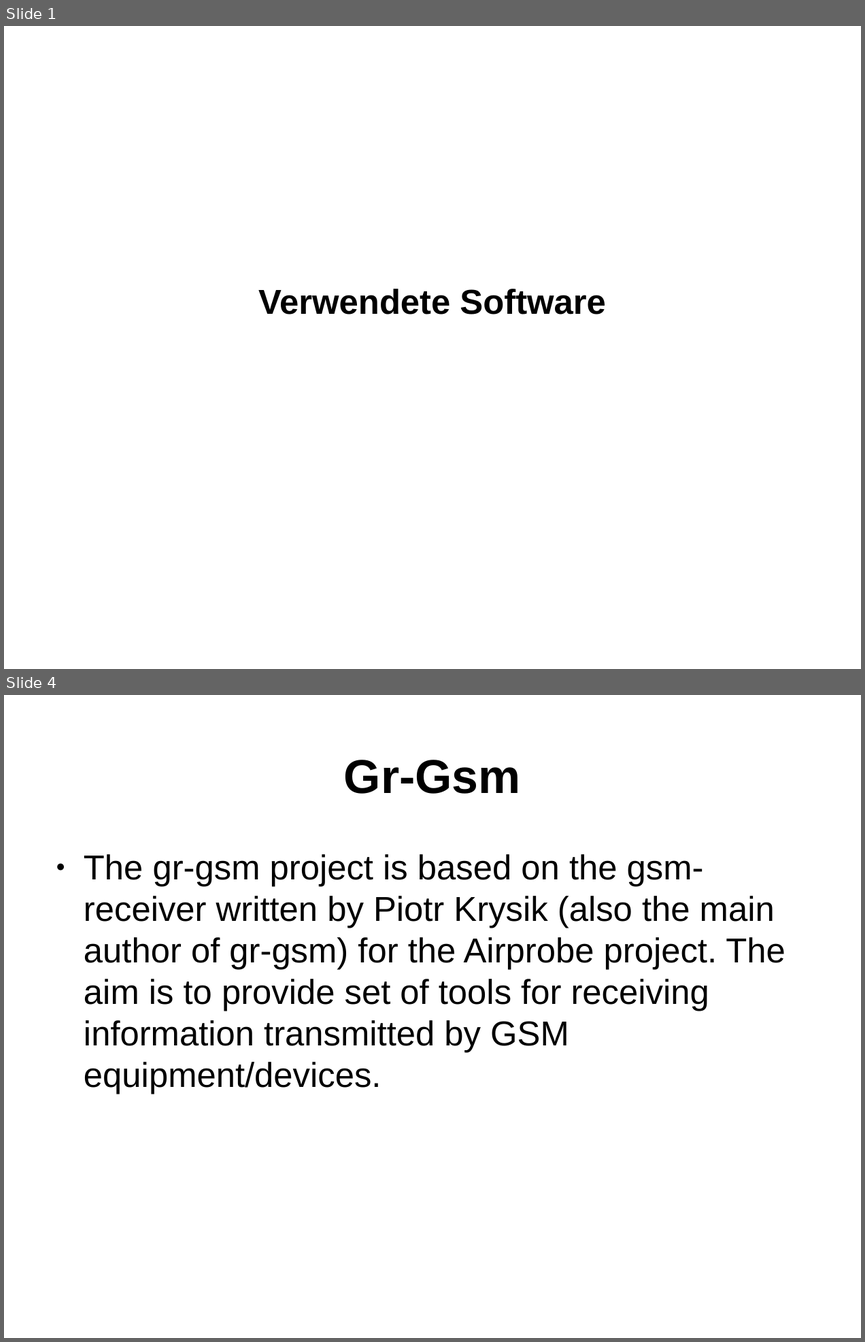
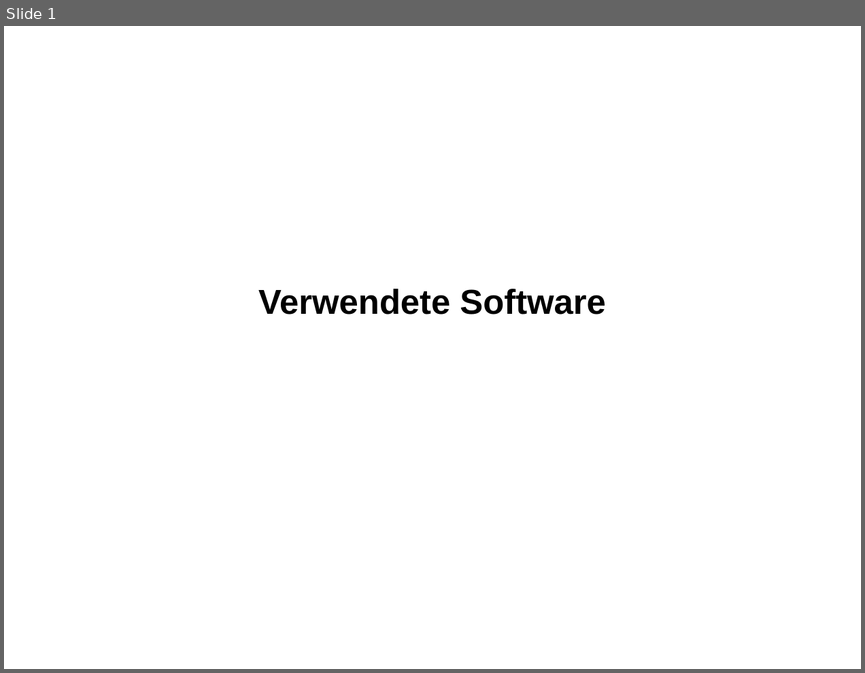
Before and after one commit to ookk2011/GrGsm-Gui, a slide deck: Präsentation Projektarbeit.odp. Shown one above the other, each under a label of ours: slides 1 and 4 before the commit, slide 1 after it; the slides between them are not shown. The pictures are 865x1342 and 865x673 pixels, drawn with LibreOffice and Linux fonts; fonts in the diff are those of the drawing. Boxes give left, top, right and bottom in pixels: in the first picture for what was removed or moved away, otherwise in the second. Text is boxed around its words. In the diff, an @@ line names an element or a change of style, - is before the commit and + after.

```diff
--- a/Präsentation Projektarbeit.odp
+++ b/Präsentation Projektarbeit.odp
@@ slide 4 removed at bbox=[4, 695, 861, 1338], background #FFFFFF @@
@@ title removed at bbox=[344, 760, 521, 794] @@
-Gr-Gsm
@@ text removed at bbox=[84, 854, 785, 1094] @@
-● The gr-gsm project is based on the gsm-receiver written by Piotr Krysik (also the main author of gr-gsm) for the Airprobe project. The aim is to provide set of tools for receiving information transmitted by GSM equipment/devices.
```
Also in this commit, not shown: 6 slides changed, 2 slides added.
